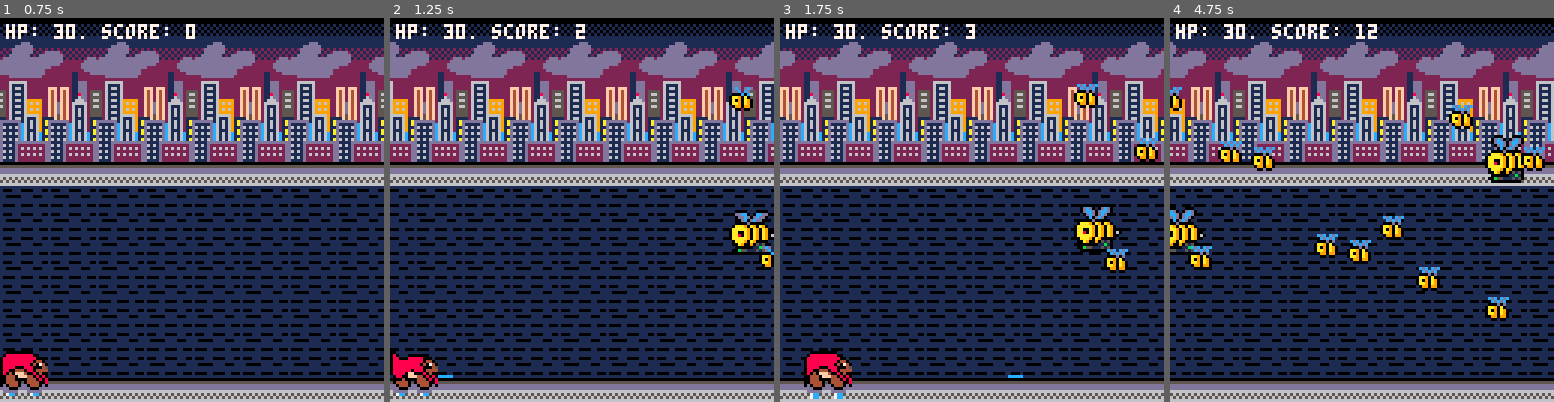
Above: before the commit, frames 1-4 (left to right).
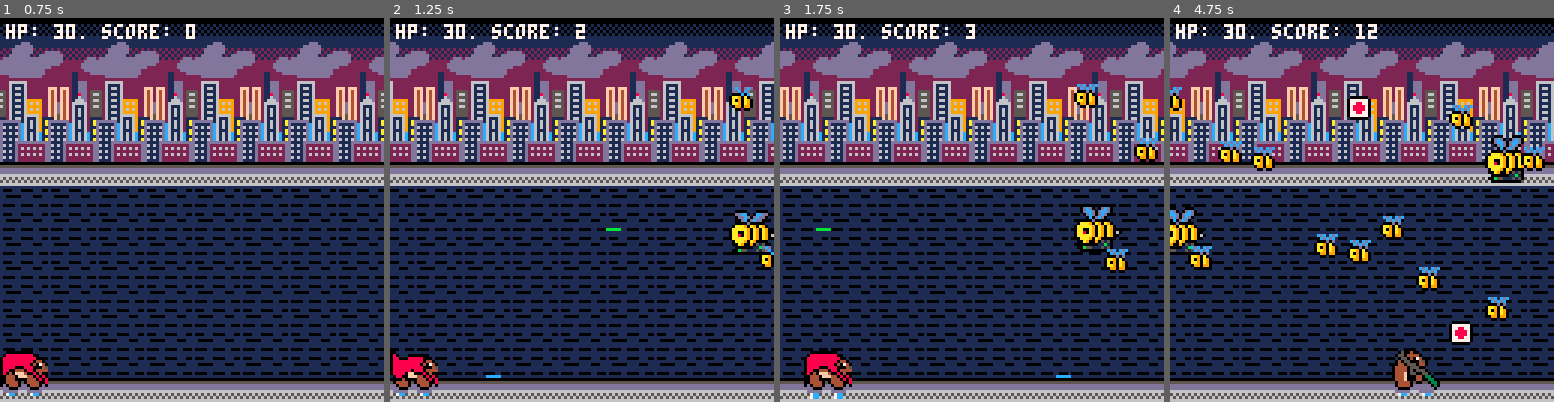
Above: after the commit, the same moments.

Repository: Chazmus/interns-hackday
Game: PICO-8 cartridge game.p8
Two runs of this game, one before a commit and one after it. Both use one fixed random seed, a clock stepped at 60 frames per second and the inputs below.
Inputs:
- Up to frame 1 (0.75 s): tap X (X key) at 0.33 s; tap O (Z key) at 0.7 s
- Up to frame 2 (1.25 s): tap X (X key) at 1.07 s
- Up to frame 3 (1.75 s): hold Right from 1.6 s (still down); tap O (Z key) at 1.7 s
- Up to frame 4 (4.75 s): tap X (X key) at 1.85, 2.97, 4.08 s; release Right at 2.1 s; tap O (Z key) every 0.4 s from 2.1 to 4.5 s; hold Up 2.15-2.42 s; hold Right 2.47-3.03 s; hold Left 3.08-3.58 s; hold Down 3.63-3.97 s; hold Right 4.02-4.68 s; hold Up from 4.73 s (still down)

Frame 1 is identical in both runs. In frame 2, less than 0.1% of the frame differs, in the area x 12-61%, y 54-94%; in frame 3, less than 0.1%; in frame 4, 1.6%, in the area x 46-79%, y 20-99%.

Commit message:
More improvements, added pickups

Diff:
--- a/bees.lua
+++ b/bees.lua
@@ -22,6 +22,10 @@
 end
 
 function Bee:init()
+    ---- TODO: These are being called after the bee dies!
+    --- This system needs some reworking to tie the callbacks
+    --- to individual entities
+
     -- register callback every 2 ticks that toggles render if iframes active
     every(2, function() self.check_iframe_flicker(self) end)
 
@@ -36,7 +40,7 @@
     end)
 
     -- If bee has lazer, shoot every 30 ticks
-    if(self.hasLazer) then
+    if(self.has_lazer) then
         every(30, function()
             fire_lazer(self, -90, 4, 11)
         end)
@@ -65,24 +69,22 @@
 end
 
 function Bee:toggle_animation()
-    -- if(self.iframe == 0) then
-        self.render = true
-        if (self.hp > 0) then
-            if self.sprite == self.sprites[2] then
-                self.sprite = self.sprites[1]
-            else
-                self.sprite = self.sprites[2]
-            end
+    self.render = true
+    if (self.hp > 0) then
+        if self.sprite == self.sprites[2] then
+            self.sprite = self.sprites[1]
         else
-            if (self.sprite == self.deathsprites[1]) then
-                self.sprite = self.deathsprites[2]
-            elseif (self.sprite == self.deathsprites[2]) then
-                self.sprite = self.deathsprites[3]
-            else
-                self.sprite = self.deathsprites[1]
-            end
+            self.sprite = self.sprites[2]
         end
-    -- end
+    else
+        if (self.sprite == self.deathsprites[1]) then
+            self.sprite = self.deathsprites[2]
+        elseif (self.sprite == self.deathsprites[2]) then
+            self.sprite = self.deathsprites[3]
+        else
+            self.sprite = self.deathsprites[1]
+        end
+    end
 end
 
 function Bee:check_iframe_flicker()
--- a/gun.lua
+++ b/gun.lua
@@ -18,7 +18,7 @@
         height = 1,
         width = 2,
         source = source,
-        sprite_index = 0,
+        sprite_index = 1,
         flip_x = (speed < 0),
         flip_y = false,
         dmg = dmg
--- a/lazer.lua
+++ b/lazer.lua
@@ -5,13 +5,13 @@
         dmg = player.weapons.lazer.dmg
     end
 
-    -- local x_offset = 0
-    -- if(speed > 0) then
-    --     x_offset = (source.width * 8)
-    -- end
+    local x_offset = (source.width * 8)
+    if(angle < 0) then
+        x_offset = 0
+    end
 
     o = {
-        x = source.x, -- + x_offset,
+        x = source.x + x_offset,
         y = source.y + (source.height * 4),
         angle = angle,
         speed = speed,
--- a/map.lua
+++ b/map.lua
@@ -14,7 +14,7 @@
 
 function Map:update()
     if(score < boss_score) then
-        self.map_spd = 0.5 + (0.5 * (score / 30))
+        self.map_spd = min(3, max(0.5, 0.5 + (0.5 * (score / 30))))
     else
         self.map_spd = 1
     end
--- a/pickups.lua
+++ b/pickups.lua
@@ -1,20 +1,64 @@
 pickup_types = {}
 add(pickup_types, { -- lazer_cooldown
-    sprite = 49
+    id = 1,
+    sprite = 49,
+    effects = { -- Likelihood here is the position in a 1 - 100 slice to trigger the effect, see user.lua > apply_pickup()
+        {
+            likelihood = 5,
+            effect = function() -- extra lazer per shot! [5% chance]
+                player.weapons.lazer.lazers_per_shot = max(3, player.weapons.lazer.lazers_per_shot + 1)
+            end
+        },
+        {
+            likelihood = 20,
+            effect = function() -- decrease spread [20% chance]
+                player.weapons.lazer.spread = max(0, player.weapons.lazer.spread - 1)
+            end
+        },
+        {
+            likelihood = 75,
+            effect = function() -- decrease cooldown, but increase spread [75% chance]
+                player.weapons.lazer.cooldown = max(5, player.weapons.lazer.cooldown - 1)
+                player.weapons.lazer.spread = min(20, player.weapons.lazer.spread + 1)
+            end
+        }
+    }
 })
 add(pickup_types, { -- player_hp
-    sprite = 34
+    id = 2,
+    sprite = 34,
+    effects = {
+        {
+            likelihood = 100,
+            effect = function()
+                player.hp += 5
+            end
+        }
+    }
+})
+add(pickup_types, { -- slow bees
+    id = 3,
+    sprite = 33,
+    effects = {
+        {
+            likelihood = 100,
+            effect = function()
+                game_map.map_spd = max(1, game_map.map_spd - 1.5)
+            end
+        }
+    }
 })
 
 Pickup = {}
-function Pickup:new(x, y, type_id)
+function Pickup:new(x, y, type)
     o = {
         x = x,
         y = y,
         height = 1,
         width = 1,
-        type_id = type_id,
-        sprite = pickup_types[type_id].sprite
+        type_id = type.id,
+        sprite = type.sprite,
+        effects = type.effects
     }
     setmetatable(o, self)
     self.__index = self
@@ -31,7 +75,7 @@
     if (self.x < -tile_width) then
         del(game_objects, self)
     else
-        self.x -= map_spd + 0.5
+        self.x -= game_map.map_spd + 0.5
     end
 end
 
--- a/screen.lua
+++ b/screen.lua
@@ -15,12 +15,25 @@
         bee:init()
     end)
 
-    -- -- every 30 ticks spawn a pickup
-    -- every(30, function()
-    --     local pickup = Pickup:new(screen_width, rnd(screen_height - tile_height - 2) + 1, rnd(count(pickup_types)) + 1)
-    --     pickup:init()
-    --     add(game_objects, pickup)
-    -- end)
+    -- every 30 ticks attempt to spawn a pickup
+    every(30, function()
+        local pickup_type = 0
+        local effectid = rnd(100) + 1
+
+        if(effectid <= 15) then
+            pickup_type = 1 -- Lazer pickup [15%]
+        elseif(effectid <= 20) then
+            pickup_type = 3 -- Slow bees [5%]
+        elseif(effectid <= 60) then
+            pickup_type = 2 -- HP pickup [40%]
+        end
+
+        if(pickup_type > 0) then
+            local pickup = Pickup:new(screen_width, rnd(screen_height - tile_height - 2) + 1, pickup_types[pickup_type])
+            pickup:init()
+            add(game_objects, pickup)
+        end
+    end)
 
     -- every 100 ticks spawn a big bee!
     every(100, function()
--- a/user.lua
+++ b/user.lua
@@ -23,8 +23,9 @@
             lazer = {
                 dmg = 1,
                 speed = 4,
-                cooldown = 10,
-                spread  = 10
+                cooldown = 20,
+                spread = 10,
+                lazers_per_shot = 1
             }
         },
         cooldowns = {
@@ -62,17 +63,16 @@
 end
 
 function Player.check_collisions(self)
-    for pickup in all(pickups) do
-        if(checkForCollision(self, pickup)) then
-            apply_pickup(pickup)
-            break
-        end
-    end
     for object in all(game_objects) do
         if(object.__type == 'Bee' or object.type == 'Boss') then
             if(checkForCollision(self, object)) then
                 self:hurt(object.hp)
                 object:hurt(self.hp)
+                break
+            end
+        elseif(object.__type == 'Pickup') then
+            if(checkForCollision(self, object)) then
+                apply_pickup(object)
                 break
             end
         end
@@ -126,17 +126,21 @@
     if (btn(fire2)) then
         if(player.cooldowns.lazer == 0) then
             laser()
-            fire_lazer(player, 90, player.weapons.lazer.speed, 12)
+            for i = 1,player.weapons.lazer.lazers_per_shot do
+                fire_lazer(player, 90 + (rnd(player.weapons.lazer.spread) - 5), player.weapons.lazer.speed, 12)
+            end
             player.cooldowns.lazer = player.weapons.lazer.cooldown
         end
     end
 end
 
 function apply_pickup(pickup)
-    if(pickup.type_id == 1) then -- lazer_cooldown
-        player.weapons.lazer.cooldown = max(2, player.weapons.lazer.cooldown - 2)
-    elseif(pickup.type_id == 2) then -- player_hp
-        player.hp += 5
+    local effectid = rnd(100) + 1
+    for effect in all(pickup.effects) do
+        if(effectid <= effect.likelihood) then
+            effect.effect()
+        end
     end
-    del(pickups, pickup)
+
+    del(game_objects, pickup)
 end
